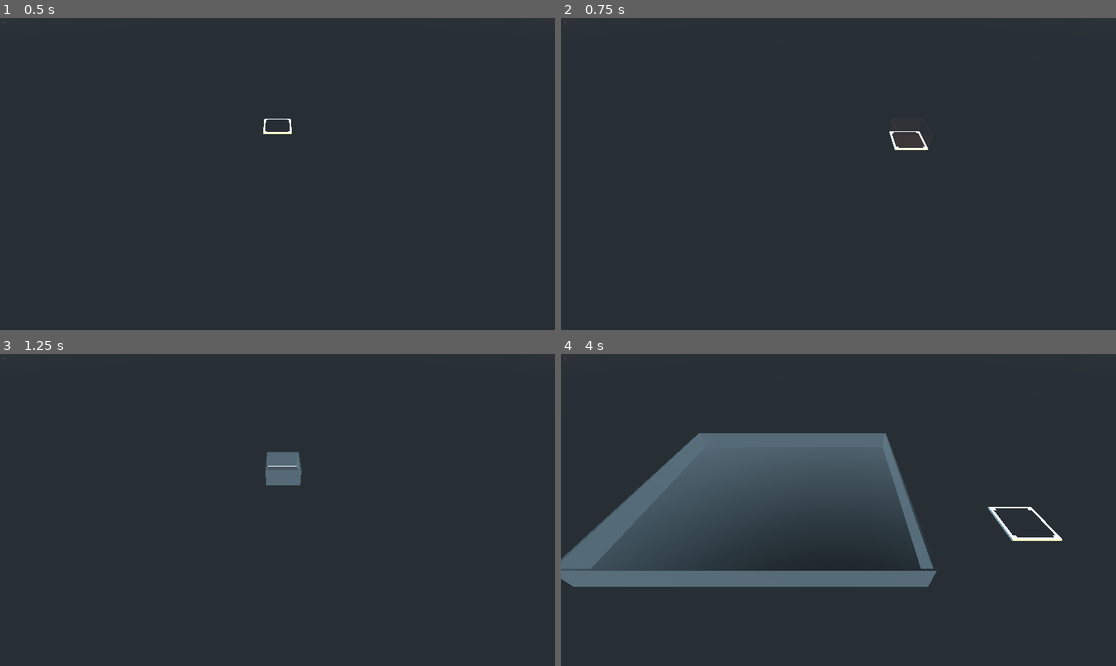
Above: before the commit, frames 1-4 (two rows, left to right).
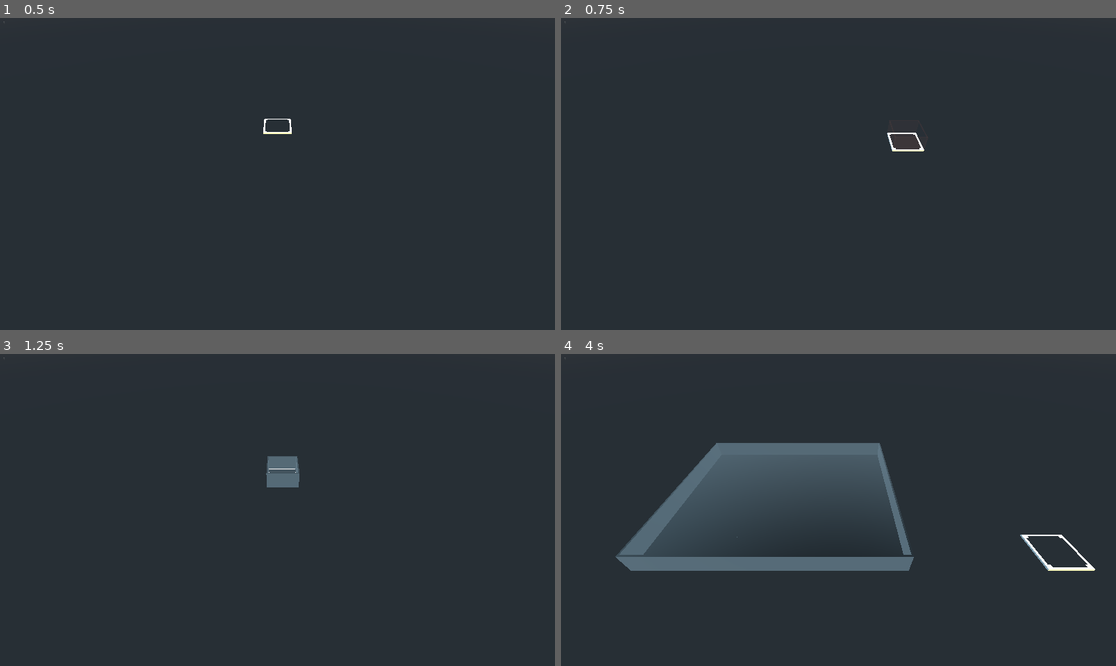
Above: after the commit, the same moments.

Repository: newnoiseworks/TowerStory
Game: Godot game, scene res://Scenes/building/building.tscn
The game is run twice, just before and just after one commit, with the same random seed, the same clock (stepped at 60 frames per second) and the same inputs.
Inputs (mouse positions are in pixels of both pictures, inside the frame that each line leads up to):
- Up to frame 1 (0.5 s): no input
- Up to frame 2 (0.75 s): tap Enter at 0.5 s; move the mouse to (960, 158) at 0.52 s; hold D (move_right) from 0.53 s (still down); tap Mouse wheel up (zoom_in) at 0.6 s; click (960, 158) at 0.67 s
- Up to frame 3 (1.25 s): keep holding D (move_right); tap Mouse wheel down (zoom_out) at 0.8 s
- Up to frame 4 (4 s): release D (move_right) at 1.25 s; drag from (727, 525) to (810, 572) at 1.27 s; move the mouse to (894, 441) at 2.02 s; hold D (move_right) 2.03-2.75 s; hold Middle mouse button (third_button, bound only after the com… 2.03-2.75 s; click (894, 441) at 2.17 s; tap Mouse wheel up (zoom_in) at 2.3 s; drag from (810, 572) to (672, 463) at 2.77 s; move the mouse to (1005, 556) at 3.52 s; hold A (move_left) from 3.53 s (still down); hold Middle mouse button (third_button, bound only after the com… from 3.53 s (still down); right-click (1005, 556) at 3.6 s; click (1005, 556) at 3.67 s

Frame 1 is identical in both runs. In frame 2, 0.2% of the frame differs, in the area x 58-67%, y 36-43%; in frame 3, 0.2%; in frame 4, 12%, in the area x 0-97%, y 25-75%.
Error after the commit: Invalid call. Nonexistent function 'is_action_just_released' in base 'InputEventKey'. (res://scenes/camera_gimbal/camera_gimbal.gd:35)

Commit message:
adds a vertical pivot to the camera

Diff:
--- a/Scenes/camera_gimbal/camera_gimbal.gd
+++ b/Scenes/camera_gimbal/camera_gimbal.gd
@@ -1,9 +1,10 @@
 extends Spatial
 
 export(float) var camera_gimbal_speed = 0.135
+export(float) var inner_gimbal_rotate_speed = 0.0035
 export(float) var rotate_speed = 0.035
 export(float) var camera_gimbal_floor_change_speed = 0.2
-export(float) var camera_zoom_speed = 0.16
+export(float) var camera_zoom_speed = 0.3
 export(int) var camera_y_diff_per_floor = 1
 export(int) var camera_zoom_tick = 1
 
@@ -17,6 +18,8 @@
 onready var y_offset: int = self.get_translation().y
 onready var camera = find_node("Camera")
 onready var camera_transform = camera.get_transform()
+onready var inner_gimbal = find_node("inner_gimbal")
+onready var inner_gimbal_transform = inner_gimbal.get_transform()
 onready var target_zoom = camera.get_translation().z
 
 # Pass a mock input object for testing
@@ -28,12 +31,15 @@
 	target_y = (target_floor - 1 * camera_y_diff_per_floor) + y_offset
 
 
-func _unhandled_input(_event):
-	if inputter.is_action_just_released("zoom_in"):
+func _unhandled_input(event):
+	if event.is_action_just_released("zoom_in"):
 		target_zoom -= camera_zoom_tick
 
-	if inputter.is_action_just_released("zoom_out"):
+	if event.is_action_just_released("zoom_out"):
 		target_zoom += camera_zoom_tick
+
+	if event is InputEventMouseMotion and event.is_action_pressed("third_button"):
+		inner_gimbal.rotate_x(PI * event.relative.y * inner_gimbal_rotate_speed)
 
 
 func _physics_process(_delta):
@@ -45,7 +51,7 @@
 	var zdiff = abs(abs(camera_transform.origin.z) - abs(target_zoom))
 
 	if (camera_transform.origin.z != target_zoom):
-		if (zdiff < .1):
+		if (zdiff < camera_zoom_speed):
 			camera_transform.origin.z = target_zoom
 		else:
 			if (camera_transform.origin.z < target_zoom):
--- a/project.godot
+++ b/project.godot
@@ -135,6 +135,11 @@
 "events": [ Object(InputEventMouseButton,"resource_local_to_scene":false,"resource_name":"","device":0,"alt":false,"shi …(212 unchanged characters)…
  ]
 }
+third_button={
+"deadzone": 0.5,
+"events": [ Object(InputEventMouseButton,"resource_local_to_scene":false,"resource_name":"","device":0,"alt":false,"shift":false,"control":false,"meta":false,"command":false,"button_mask":0,"position":Vector2( 0, 0 ),"global_position":Vector2( 0, 0 ),"factor":1.0,"button_index":3,"pressed":false,"doubleclick":false,"script":null)
+ ]
+}
 
 [physics]
 
